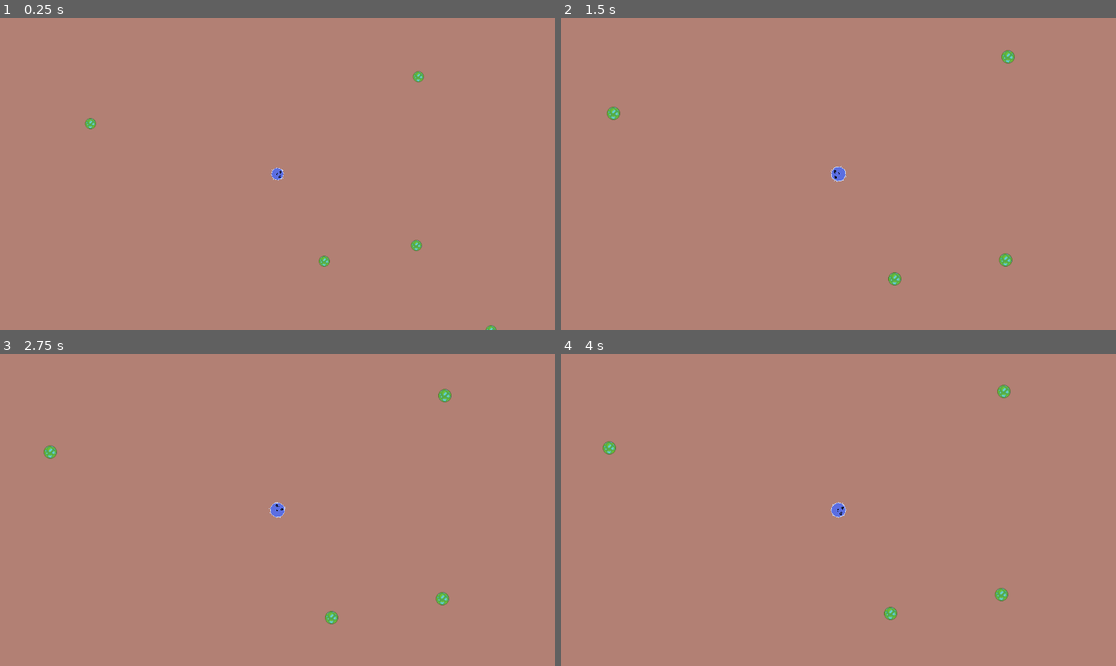
Above: before the commit, frames 1-4 (two rows, left to right).
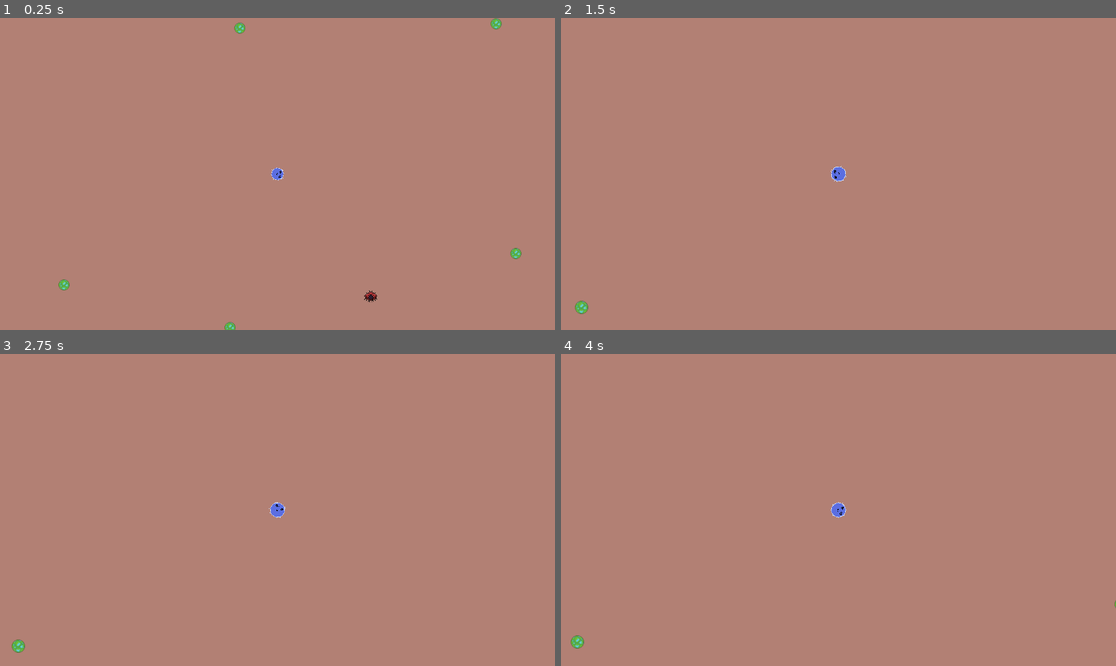
Above: after the commit, the same moments.

Repository: Ethan-D-S/primordial
Game: Godot game, scene res://main.tscn
Two runs of this game, one before a commit and one after it. Both use one fixed random seed, a clock stepped at 60 frames per second and the inputs below.
Inputs (mouse positions are in pixels of both pictures, inside the frame that each line leads up to):
- Up to frame 1 (0.25 s): no input
- Up to frame 2 (1.5 s): move the mouse to (960, 158) at 0.52 s; click (960, 158) at 0.6 s; tap Enter at 1.25 s; move the mouse to (727, 189) at 1.27 s; click (727, 189) at 1.35 s
- Up to frame 3 (2.75 s): tap Space at 2 s; move the mouse to (333, 441) at 2.02 s; click (333, 441) at 2.1 s
- Up to frame 4 (4 s): tap Enter at 2.75 s; move the mouse to (810, 572) at 2.77 s; click (810, 572) at 2.85 s; tap Space at 3.5 s; move the mouse to (1005, 556) at 3.52 s; click (1005, 556) at 3.6 s

The runs differ from the first frame. In frame 1, 0.6% of the frame differs, in the area x 10-94%, y 0-100%; in frame 2, 0.4%; in frame 3, 0.4%; in frame 4, 0.4%.

Commit message:
scale down for performance

Diff:
--- a/main.gd
+++ b/main.gd
@@ -12,9 +12,13 @@
 
 # Called when the node enters the scene tree for the first time.
 func _ready() -> void:
-	populate_world(4000, 1000)
+	populate_world(1000, 250)
 
 
 # Called every frame. 'delta' is the elapsed time since the previous frame.
 func _process(delta: float) -> void:
 	pass
+
+
+func _on_algae_respawn_timeout() -> void:
+	populate_world(250, 0)
--- a/main.tscn
+++ b/main.tscn
@@ -10,6 +10,10 @@
 
 [node name="Main" type="Node"]
 script = ExtResource("1_0xm2m")
+
+[node name="algae_respawn" type="Timer" parent="."]
+wait_time = 20.0
+autostart = true
 
 [node name="ColorRect2" type="ColorRect" parent="."]
 anchors_preset = 15
@@ -44,4 +48,5 @@
 algae_scene = ExtResource("3_h2yge")
 wanderer_scene = ExtResource("4_7mycd")
 
+[connection signal="timeout" from="algae_respawn" to="." method="_on_algae_respawn_timeout"]
 [connection signal="grew" from="Player" to="Player/Camera2D" method="_on_player_grew"]
--- a/project.godot
+++ b/project.godot
@@ -19,6 +19,7 @@
 
 window/size/viewport_width=1920
 window/size/viewport_height=1080
+window/vsync/vsync_mode=3
 
 [input]
 
--- a/spawn_manager.gd
+++ b/spawn_manager.gd
@@ -4,8 +4,8 @@
 @export var wanderer_scene: PackedScene
 
 # world dimensions: change when intended world size changes
-const WORLD_WIDTH = 38400.0
-const WORLD_HEIGHT = 21600.0
+const WORLD_WIDTH = 19200.0
+const WORLD_HEIGHT = 10800.0
 
 # Called when the node enters the scene tree for the first time.
 func _ready() -> void:
